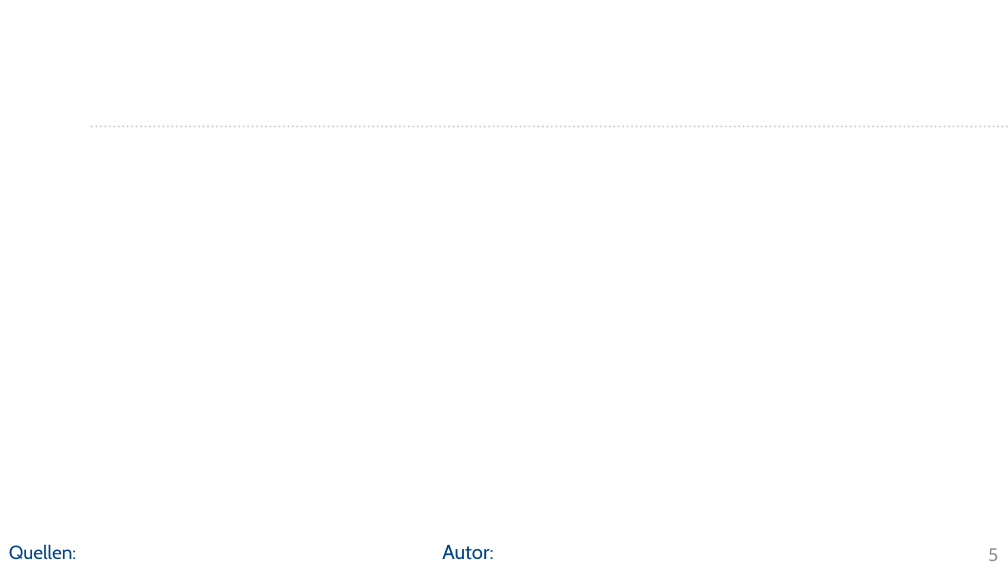
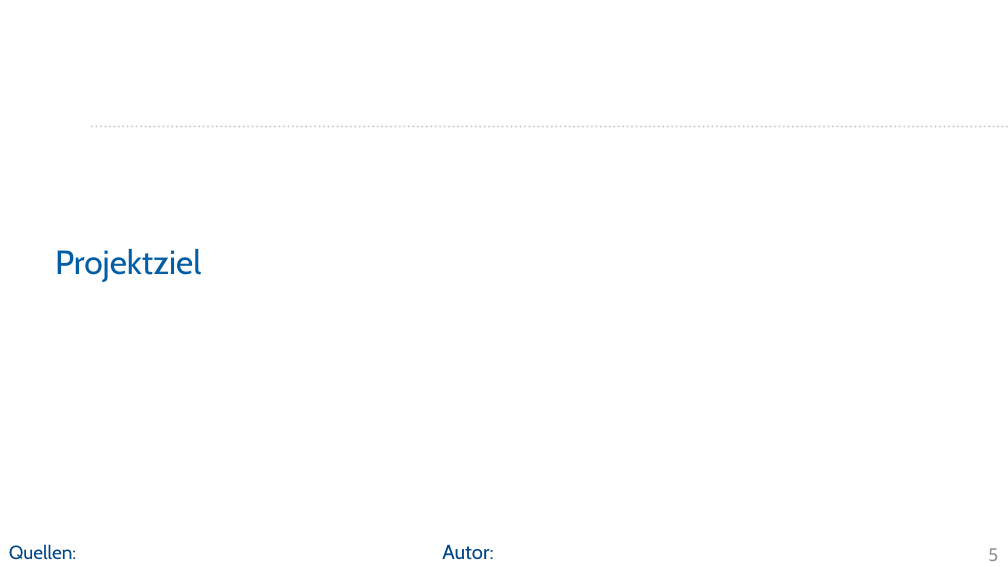
Before and after one commit to Project-CoasterBot/coasterbot, a slide deck: slide 5 of M6_Projekträsentation/se_Projektpräsentation_Coasterbot.odp. Drawn at 1008x567 pixels with LibreOffice and Linux fonts; fonts in the diff are those of the drawing; background and template pictures are left out. Boxes give left, top, right and bottom in pixels: in the first picture for what was removed or moved away, otherwise in the second. Text is boxed around its words. In the diff, an @@ line names an element or a change of style, - is before the commit and + after.

```diff
--- a/M6_Projekträsentation/se_Projektpräsentation_Coasterbot.odp
+++ b/M6_Projekträsentation/se_Projektpräsentation_Coasterbot.odp
@@ title added at bbox=[55, 249, 201, 282], 26.4 pt, text #005EA6 @@
+Projektziel
```
Also in this commit, not shown: 10 other slides changed, 4 slides added, 1 slide removed.
